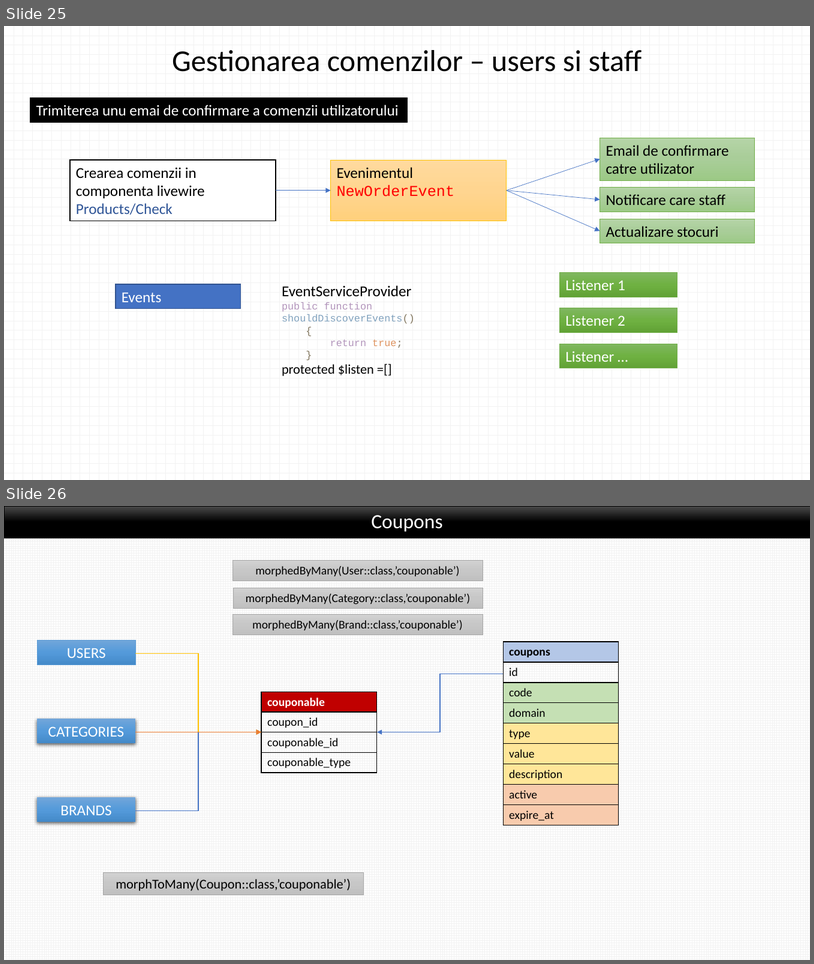
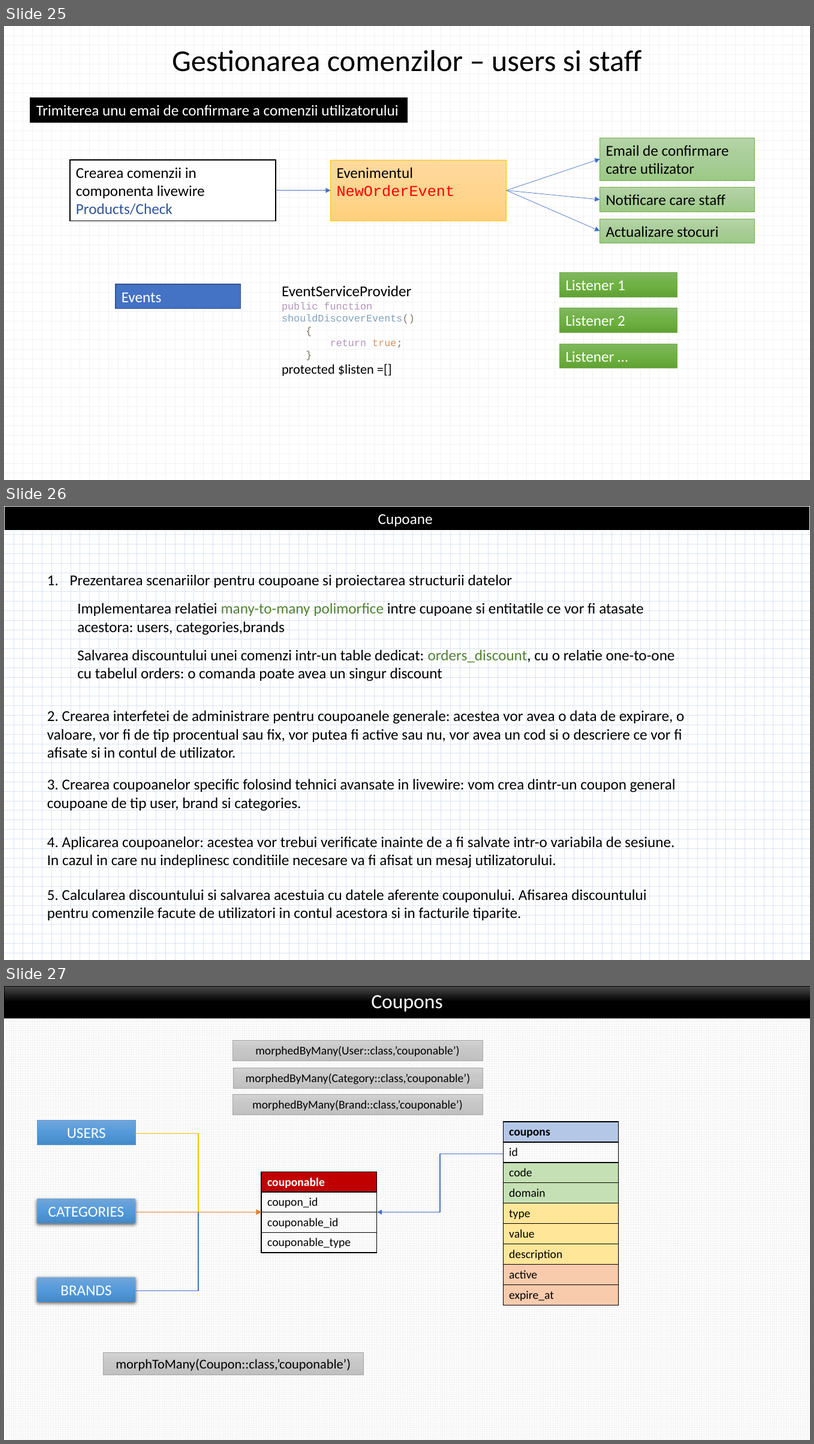
Before and after one commit to laravelRo/lrv8_emag_yt_tutorial, a slide deck: _presentation/prezentare_aplicatie.pptx. Shown one above the other, each under a label of ours: slides 25 and 26 before the commit, slides 25, 26 and 27 after it. The pictures are 814x964 and 814x1444 pixels, drawn with LibreOffice and Linux fonts; fonts in the diff are those of the drawing. Boxes give left, top, right and bottom in pixels: in the first picture for what was removed or moved away, otherwise in the second. Text is boxed around its words. In the diff, an @@ line names an element or a change of style, - is before the commit and + after.

Commit message:
coupons update
o mica completare la selectare sectiunii pentru coupoanele de categorii

```diff
--- a/_presentation/prezentare_aplicatie.pptx
+++ b/_presentation/prezentare_aplicatie.pptx
@@ slide 26 added at (4, 506, 810, 960), background pattern #DAE3F3 on #FFFFFF @@
@@ rectangle added at (4, 506, 810, 530), fill #000000, outline #FFFFFF 1.5 pt, 18 pt, text #FFFFFF @@
+Cupoane
@@ text added at (70, 574, 675, 681), 18 pt, text #000000 @@
+1. Prezentarea scenariilor pentru coupoane si proiectarea structurii datelor
+  Implementarea relatiei many-to-many polimorfice intre cupoane si entitatile ce vor fi atasate acestora: users, categories,brands
+  Salvarea discountului unei comenzi intr-un table dedicat: orders_discount, cu o relatie one-to-one cu tabelul orders: o comanda poate avea un singur discount
@@ text added at (47, 710, 684, 758), 18 pt, text #000000 @@
+2. Crearea interfetei de administrare pentru coupoanele generale: acestea vor avea o data de expirare, o valoare, vor fi de tip procentual sau fix, vor putea fi active sau nu, vor avea un cod si o descriere ce vor fi afisate si in contul de utilizator.
@@ text added at (47, 778, 676, 811), 18 pt, text #000000 @@
+3. Crearea coupoanelor specific folosind tehnici avansate in livewire: vom crea dintr-un coupon general coupoane de tip user, brand si categories.
@@ text added at (47, 836, 675, 868), 18 pt, text #000000 @@
+4. Aplicarea coupoanelor: acestea vor trebui verificate inainte de a fi salvate intr-o variabila de sesiune. In cazul in care nu indeplinesc conditiile necesare va fi afisat un mesaj utilizatorului.
@@ text added at (47, 889, 647, 920), 18 pt, text #000000 @@
+5. Calcularea discountului si salvarea acestuia cu datele aferente couponului. Afisarea discountului pentru comenzile facute de utilizatori in contul acestora si in facturile tiparite.
@@ what was slide 26 is now slide 27 @@
```
Also in this commit, not shown: 1 other file.
